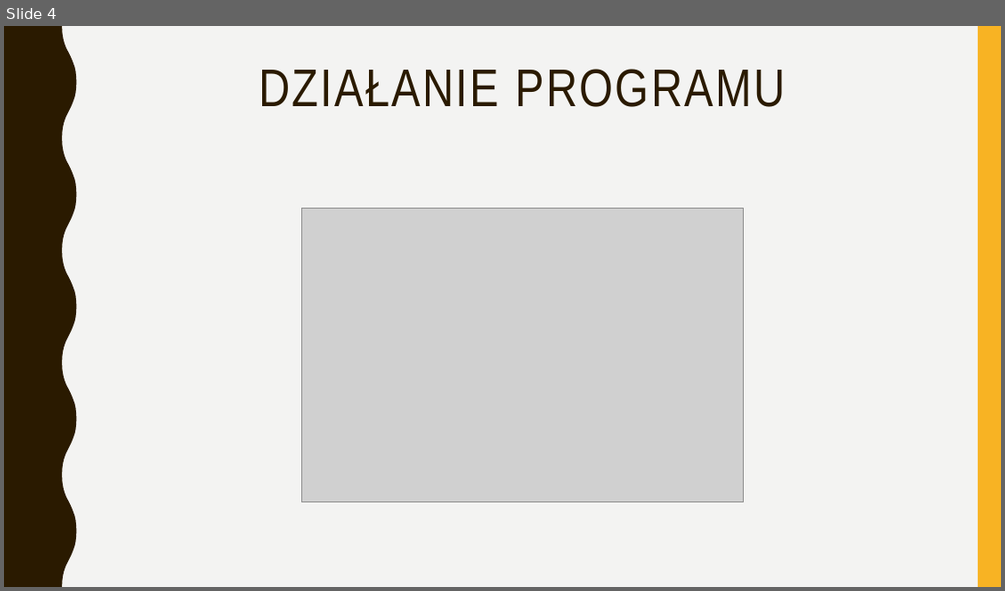
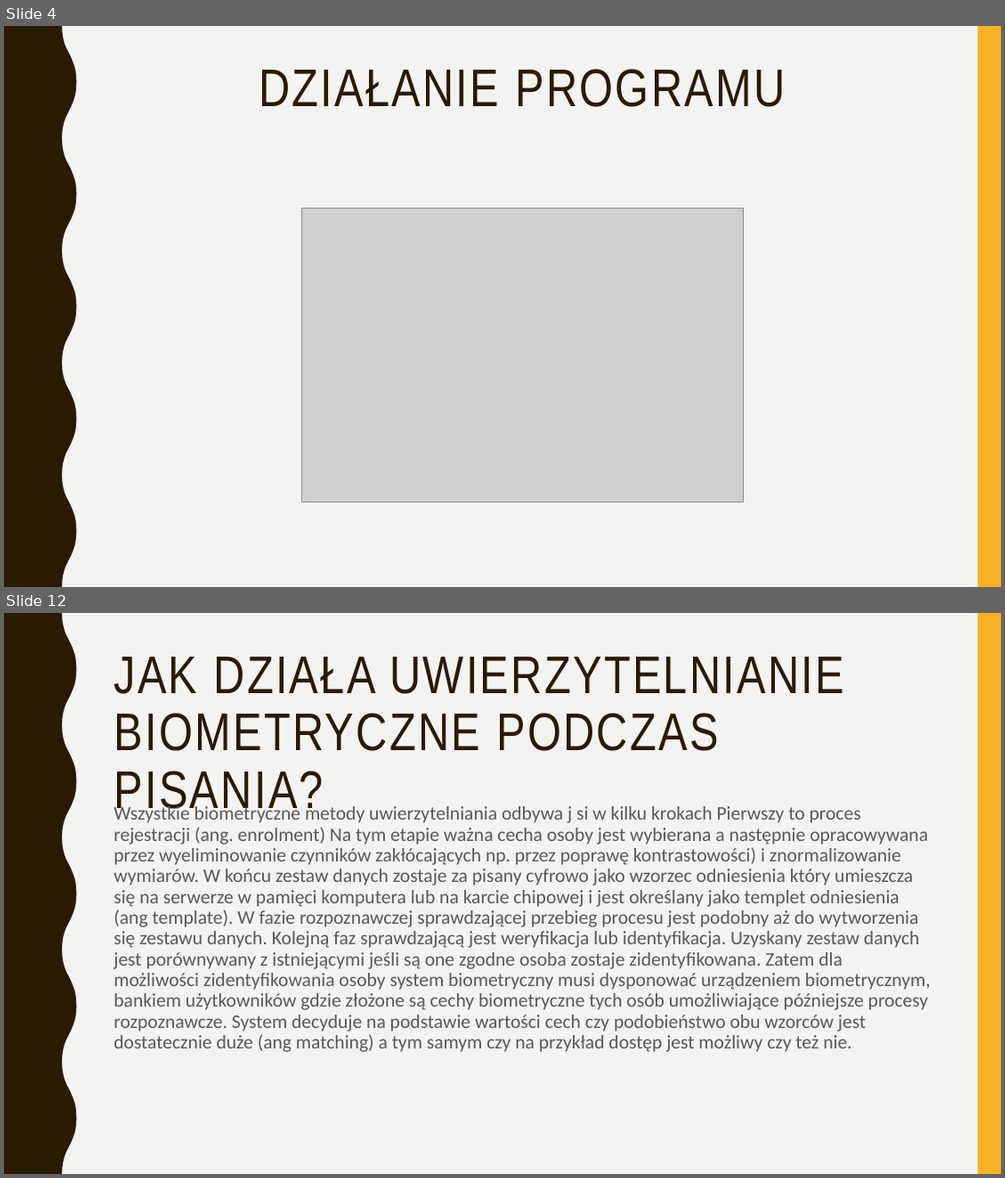
Before and after one commit to Sobiechh/ZSI, a slide deck: MODUL 1/Moduł1.pptx. Shown one above the other, each under a label of ours: slide 4 before the commit, slides 4 and 12 after it; the slides between them are not shown. The pictures are 1005x591 and 1005x1178 pixels, drawn with LibreOffice and Linux fonts; fonts in the diff are those of the drawing; grey boxes stand for pictures. Boxes give left, top, right and bottom in pixels: in the first picture for what was removed or moved away, otherwise in the second. Text is boxed around its words. In the diff, an @@ line names an element or a change of style, - is before the commit and + after.

```diff
--- a/MODUL 1/Moduł1.pptx
+++ b/MODUL 1/Moduł1.pptx
@@ slide 12 added at [4, 613, 1001, 1174], background #F3F3F2; not listed: 2 template elements that a slide beside it also shows @@
@@ title added at [113, 657, 844, 817], 51 pt, text #2A1A00 @@
+JAK DZIAŁA UWIERZYTELNIANIE BIOMETRYCZNE PODCZAS PISANIA?
@@ text added at [113, 803, 930, 1052], 18.5 pt, text #595959 @@
+Wszystkie biometryczne metody uwierzytelniania odbywa j si w kilku krokach Pierwszy to proces rejestracji (ang. enrolment) Na tym etapie ważna cecha osoby jest wybierana a następnie opracowywana przez wyeliminowanie czynników zakłócających np. przez poprawę kontrastowości) i znormalizowanie wymiarów. W końcu zestaw danych zostaje za pisany cyfrowo jako wzorzec odniesienia który umieszcza się na serwerze w pamięci komputera lub na karcie chipowej i jest określany jako templet odniesienia (ang template). W fazie rozpoznawczej sprawdzającej przebieg procesu jest podobny aż do wytworzenia się zestawu danych. Kolejną faz sprawdzającą jest weryfikacja lub identyfikacja. Uzyskany zestaw danych jest porównywany z istniejącymi jeśli są one zgodne osoba zostaje zidentyfikowana. Zatem dla możliwości zidentyfikowania osoby system biometryczny musi dysponować urządzeniem biometrycznym, bankiem użytkowników gdzie złożone są cechy biometryczne tych osób umożliwiające późniejsze procesy rozpoznawcze. System decyduje na podstawie wartości cech czy podobieństwo obu wzorców jest dostatecznie duże (ang matching) a tym samym czy na przykład dostęp jest możliwy czy też nie.
```
Also in this commit, not shown: 2 slides changed, 7 other slides added.
